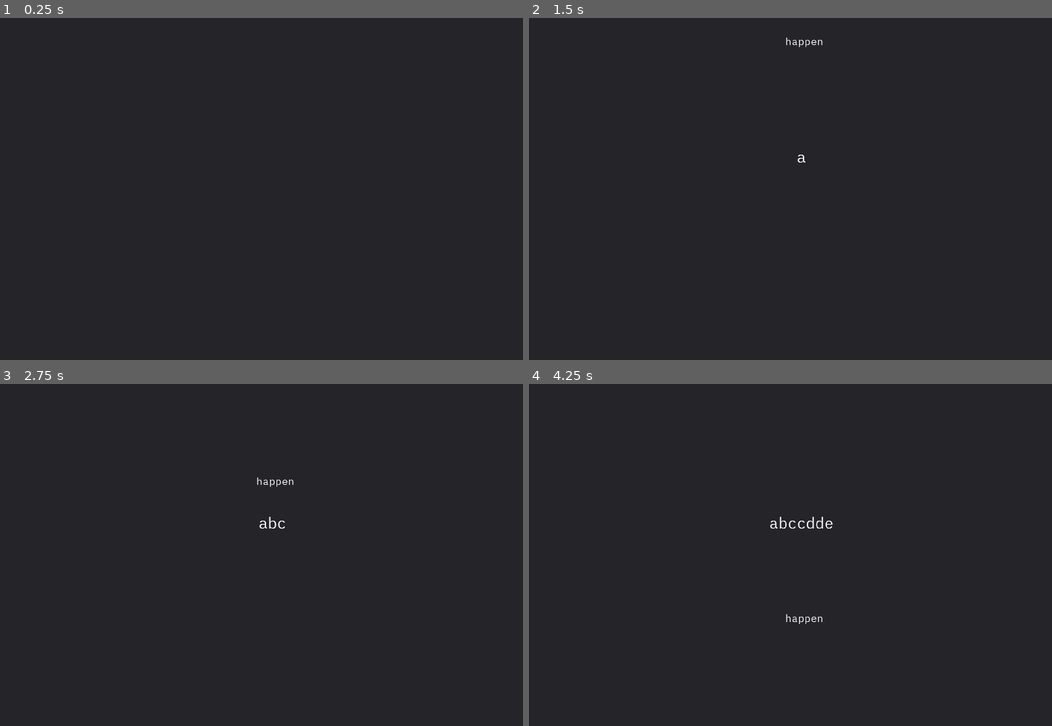
Above: before the commit, frames 1-4 (two rows, left to right).
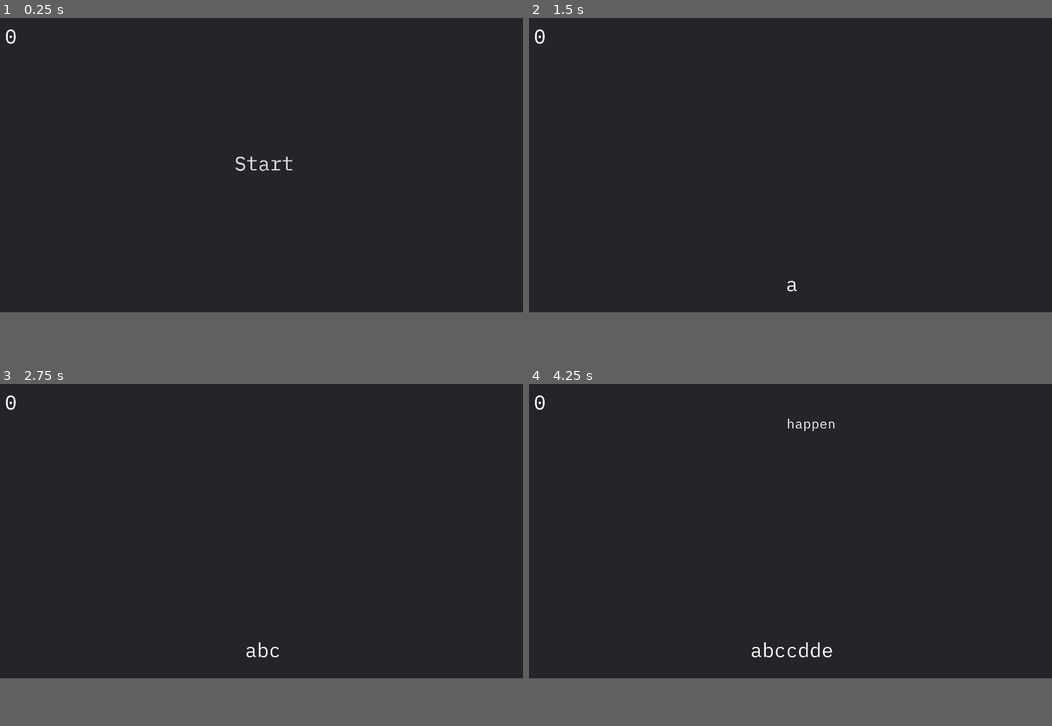
Above: after the commit, the same moments.

Repository: CarapaceonBear/type_blaster_game
Game: Godot game, scene res://scenes/game.tscn
Two runs of this game, one before a commit and one after it. Both use one fixed random seed, a clock stepped at 60 frames per second and the inputs below.
Inputs (mouse positions are in pixels of both pictures, inside the frame that each line leads up to):
- Up to frame 1 (0.25 s): no input
- Up to frame 2 (1.5 s): click (795, 185) at 0.5 s, where only the run after the commit has a clickable "Start"; tap Enter (enter) at 1.25 s; hold A (a) from 1.28 s (still down)
- Up to frame 3 (2.75 s): tap B (b) at 1.55, 2.1 s; tap Space at 2 s; release A (a) at 2.03 s; hold Backspace (backspace) from 2.03 s (still down); tap C (c) at 2.3 s
- Up to frame 4 (4.25 s): release Backspace (backspace) at 2.78 s; hold C (c) 2.78-3.53 s; tap D (d) at 3.05, 3.6 s; tap E (e) at 3.8 s
In our replay, the window is 800x523 before the commit and 800x450 after it. These sizes can differ from the game's own. Grey fills any space a smaller window leaves; there, only what the larger window draws over its background counts as a difference.

The runs differ from the first frame. In frame 1, 0.2% of the frame differs, in the area x 1-56%, y 3-45%; in frame 2, 0.2%; in frame 3, 0.3%; in frame 4, 0.6%, in the area x 1-59%, y 3-80%.

Commit message:
gamestate and menus

Diff:
--- a/project.godot
+++ b/project.godot
@@ -26,8 +26,8 @@
 
 [display]
 
-window/size/width=1650
-window/size/height=1080
+window/size/width=1280
+window/size/height=720
 
 [input]
 
@@ -171,6 +171,11 @@
 "events": [ Object(InputEventKey,"resource_local_to_scene":false,"resource_name":"","device":0,"alt":false,"shift":false,"control":false,"meta":false,"command":false,"pressed":false,"scancode":16777221,"unicode":0,"echo":false,"script":null)
  ]
 }
+escape={
+"deadzone": 0.5,
+"events": [ Object(InputEventKey,"resource_local_to_scene":false,"resource_name":"","device":0,"alt":false,"shift":false,"control":false,"meta":false,"command":false,"pressed":false,"scancode":16777217,"unicode":0,"echo":false,"script":null)
+ ]
+}
 
 [physics]
 
--- a/scenes/game.tscn
+++ b/scenes/game.tscn
@@ -1,11 +1,7 @@
-[gd_scene load_steps=4 format=2]
+[gd_scene load_steps=3 format=2]
 
 [ext_resource path="res://scripts/game.gd" type="Script" id=1]
-[ext_resource path="res://IBMPlexMono-Regular.ttf" type="DynamicFontData" id=2]
-
-[sub_resource type="DynamicFont" id=1]
-size = 48
-font_data = ExtResource( 2 )
+[ext_resource path="res://ui_font.tres" type="DynamicFont" id=2]
 
 [node name="Node2D" type="Node2D"]
 script = ExtResource( 1 )
@@ -20,13 +16,13 @@
 }
 
 [node name="Spawn_01" type="Position2D" parent="."]
-position = Vector2( 373, -26 )
+position = Vector2( 279, -42 )
 
 [node name="Spawn_02" type="Position2D" parent="."]
-position = Vector2( 819, -30 )
+position = Vector2( 641, -38 )
 
 [node name="Spawn_03" type="Position2D" parent="."]
-position = Vector2( 1247, -30 )
+position = Vector2( 1029, -34 )
 
 [node name="Word_Handler" type="Node2D" parent="."]
 
@@ -38,13 +34,69 @@
 }
 
 [node name="Input_Box" type="Label" parent="Control"]
-margin_left = 700.0
-margin_top = 406.0
-margin_right = 1019.0
-margin_bottom = 470.0
-custom_fonts/font = SubResource( 1 )
+margin_left = 484.0
+margin_top = 618.0
+margin_right = 803.0
+margin_bottom = 682.0
+custom_fonts/font = ExtResource( 2 )
 text = "placeholder"
 align = 1
 __meta__ = {
 "_edit_use_anchors_": false
 }
+
+[node name="Score_Box" type="Label" parent="Control"]
+margin_left = 12.0
+margin_top = 12.0
+margin_right = 68.0
+margin_bottom = 76.0
+custom_fonts/font = ExtResource( 2 )
+text = "0"
+
+[node name="MenuButton" type="MenuButton" parent="Control"]
+margin_left = 568.0
+margin_top = 320.0
+margin_right = 725.0
+margin_bottom = 390.0
+custom_fonts/font = ExtResource( 2 )
+text = "Start"
+
+[node name="Timer" type="Timer" parent="."]
+wait_time = 2.0
+
+[node name="End_screen" type="Control" parent="."]
+margin_right = 40.0
+margin_bottom = 40.0
+__meta__ = {
+"_edit_use_anchors_": false
+}
+
+[node name="Label" type="Label" parent="End_screen"]
+margin_left = 564.0
+margin_top = 266.0
+margin_right = 738.0
+margin_bottom = 330.0
+custom_fonts/font = ExtResource( 2 )
+text = "Score:"
+align = 1
+
+[node name="Final_Score" type="Label" parent="End_screen"]
+margin_left = 606.0
+margin_top = 330.0
+margin_right = 693.0
+margin_bottom = 394.0
+custom_fonts/font = ExtResource( 2 )
+text = "000"
+align = 1
+
+[node name="Restart_Button" type="MenuButton" parent="End_screen"]
+margin_left = 538.0
+margin_top = 454.0
+margin_right = 753.0
+margin_bottom = 524.0
+custom_fonts/font = ExtResource( 2 )
+text = "Restart"
+
+[connection signal="pressed" from="Control/MenuButton" to="." method="_on_MenuButton_pressed"]
+[connection signal="timeout" from="Timer" to="." method="_on_Timer_timeout"]
+[connection signal="pressed" from="End_screen/Restart_Button" to="." method="_on_Restart_Button_pressed"]
--- a/scripts/game.gd
+++ b/scripts/game.gd
@@ -7,82 +7,98 @@
 onready var spawn3 = $Spawn_03
 onready var wordFile = "res://word_lists/wordlist.10000.txt"
 var wordArray = []
-var cycle_time = 3
+onready var timer = $Timer
+var cycle_time = 2
 onready var inputBox = $Control/Input_Box
 var input = []
+var score = 0
+onready var scoreBox = $Control/Score_Box
+enum gameStates {START, PLAYING, END}
+var currentState = gameStates.START
+onready var endScreen = $End_screen
 
 func _ready():
+	endScreen.visible = false
 	rng.randomize()
 	load_file(wordFile)
+
+func cycle():
+	timer.wait_time = cycle_time
+	timer.start()
+
+func _on_Timer_timeout():
 	var selectedWord = pick_random(wordArray)
 	spawn_word(selectedWord)
-
-func cycle():
-	pass
 
 func _process(delta):
 	var inputString = array_to_string(input)
 	inputBox.text = inputString
+	scoreBox.text = str(score)
 
 func _input(event):
-	if event.is_action_pressed("a"):
-		input.append("a")
-	elif event.is_action_pressed("b"):
-		input.append("b")
-	elif event.is_action_pressed("c"):
-		input.append("c")
-	elif event.is_action_pressed("d"):
-		input.append("d")
-	elif event.is_action_pressed("e"):
-		input.append("e")
-	elif event.is_action_pressed("f"):
-		input.append("f")
-	elif event.is_action_pressed("g"):
-		input.append("g")
-	elif event.is_action_pressed("h"):
-		input.append("h")
-	elif event.is_action_pressed("i"):
-		input.append("i")
-	elif event.is_action_pressed("j"):
-		input.append("j")
-	elif event.is_action_pressed("k"):
-		input.append("k")
-	elif event.is_action_pressed("l"):
-		input.append("l")
-	elif event.is_action_pressed("m"):
-		input.append("m")
-	elif event.is_action_pressed("n"):
-		input.append("n")
-	elif event.is_action_pressed("o"):
-		input.append("o")
-	elif event.is_action_pressed("p"):
-		input.append("p")
-	elif event.is_action_pressed("q"):
-		input.append("q")
-	elif event.is_action_pressed("r"):
-		input.append("r")
-	elif event.is_action_pressed("s"):
-		input.append("s")
-	elif event.is_action_pressed("t"):
-		input.append("t")
-	elif event.is_action_pressed("u"):
-		input.append("u")
-	elif event.is_action_pressed("v"):
-		input.append("v")
-	elif event.is_action_pressed("w"):
-		input.append("w")
-	elif event.is_action_pressed("x"):
-		input.append("x")
-	elif event.is_action_pressed("y"):
-		input.append("y")
-	elif event.is_action_pressed("z"):
-		input.append("z")
-	elif event.is_action_pressed("backspace"):
-		input.remove(input.size() - 1)
-	elif event.is_action_pressed("enter"):
-		var inputString = array_to_string(input)
-		check_words(inputString)
-		input.clear()
+	if currentState == gameStates.PLAYING:
+		if event.is_action_pressed("a"):
+			input.append("a")
+		elif event.is_action_pressed("b"):
+			input.append("b")
+		elif event.is_action_pressed("c"):
+			input.append("c")
+		elif event.is_action_pressed("d"):
+			input.append("d")
+		elif event.is_action_pressed("e"):
+			input.append("e")
+		elif event.is_action_pressed("f"):
+			input.append("f")
+		elif event.is_action_pressed("g"):
+			input.append("g")
+		elif event.is_action_pressed("h"):
+			input.append("h")
+		elif event.is_action_pressed("i"):
+			input.append("i")
+		elif event.is_action_pressed("j"):
+			input.append("j")
+		elif event.is_action_pressed("k"):
+			input.append("k")
+		elif event.is_action_pressed("l"):
+			input.append("l")
+		elif event.is_action_pressed("m"):
+			input.append("m")
+		elif event.is_action_pressed("n"):
+			input.append("n")
+		elif event.is_action_pressed("o"):
+			input.append("o")
+		elif event.is_action_pressed("p"):
+			input.append("p")
+		elif event.is_action_pressed("q"):
+			input.append("q")
+		elif event.is_action_pressed("r"):
+			input.append("r")
+		elif event.is_action_pressed("s"):
+			input.append("s")
+		elif event.is_action_pressed("t"):
+			input.append("t")
+		elif event.is_action_pressed("u"):
+			input.append("u")
+		elif event.is_action_pressed("v"):
+			input.append("v")
+		elif event.is_action_pressed("w"):
+			input.append("w")
+		elif event.is_action_pressed("x"):
+			input.append("x")
+		elif event.is_action_pressed("y"):
+			input.append("y")
+		elif event.is_action_pressed("z"):
+			input.append("z")
+		elif event.is_action_pressed("backspace"):
+			input.remove(input.size() - 1)
+		elif event.is_action_pressed("enter"):
+			var inputString = array_to_string(input)
+			check_words(inputString)
+			input.clear()
+		elif event.is_action_pressed("escape"):
+			timer.stop()
+			currentState = gameStates.END
+			show_end_screen()
 
 func array_to_string(array):
 	var string = ""
@@ -105,6 +121,7 @@
 func spawn_word(whichWord):
 	var newWord = Word.new(whichWord)
 	wordHandler.add_child(newWord)
+	newWord.connect("change_score", self, "change_score")
 
 	var randomSpawn = rng.randi_range(1, 3)
 	match randomSpawn:
@@ -119,3 +136,21 @@
 	var currentWords = wordHandler.get_children()
 	for currentWord in currentWords:
 		currentWord.check_word(input)
+
+func change_score(amount):
+	score += amount
+
+func _on_MenuButton_pressed():
+	$Control/MenuButton.visible = false
+	cycle()
+	currentState = gameStates.PLAYING
+
+func show_end_screen():
+	endScreen.visible = true
+	$End_screen/Final_Score.text = str(score)
+
+func _on_Restart_Button_pressed():
+	endScreen.visible = false
+	score = 0
+	cycle()
+	currentState = gameStates.PLAYING
--- a/scripts/word.gd
+++ b/scripts/word.gd
@@ -6,6 +6,7 @@
 onready var letter = preload("res://scenes/letter.tscn")
 var alive = true
 var rng = RandomNumberGenerator.new()
+signal change_score(amount)
 
 func _init(givenWord):
 	word = givenWord
@@ -28,7 +29,9 @@
 		alive = false
 		var letters = get_children()
 		for letter in letters:
-			var randomForce = Vector2(rng.randf_range(-50, 50), rng.randf_range(-50, 50))
+			letter.get_node("Label").self_modulate = Color(1,0,0)
+			var randomForce = Vector2(rng.randf_range(-100, 100), rng.randf_range(-400, 0))
 			letter.apply_central_impulse(randomForce)
+		emit_signal("change_score", 20)
 		yield(get_tree().create_timer(10), "timeout")
 		queue_free()
--- /dev/null
+++ b/ui_font.tres
@@ -0,0 +1,7 @@
+[gd_resource type="DynamicFont" load_steps=2 format=2]
+
+[ext_resource path="res://IBMPlexMono-Regular.ttf" type="DynamicFontData" id=1]
+
+[resource]
+size = 48
+font_data = ExtResource( 1 )
